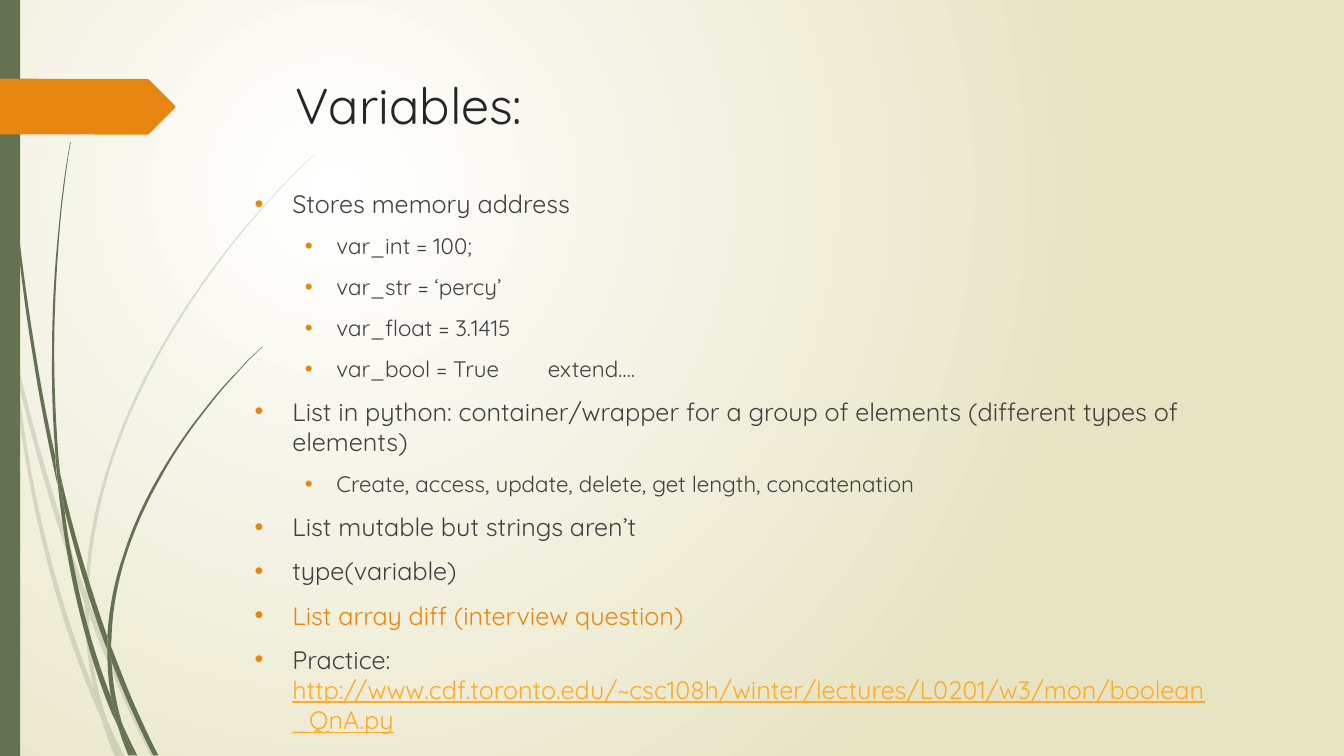
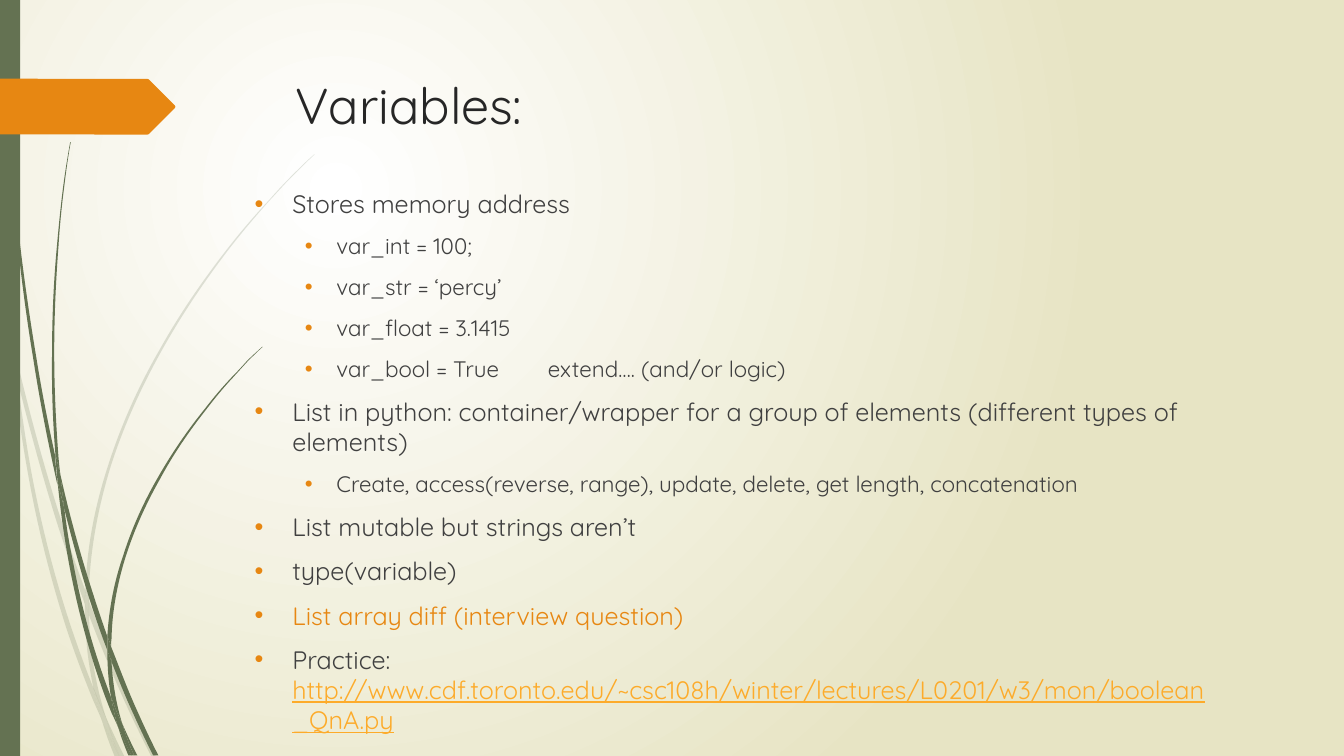
Before and after one commit to percyteng/Python-lecture, a slide deck: slide 6 of shi jiang ke/Lecture.pptx. Drawn at 1344x756 pixels with LibreOffice and Linux fonts; fonts in the diff are those of the drawing. Boxes give left, top, right and bottom in pixels: in the first picture for what was removed or moved away, otherwise in the second. Text is boxed around its words. In the diff, an @@ line names an element or a change of style, - is before the commit and + after.

Commit message:
some typo change '

```diff
--- a/shi jiang ke/Lecture.pptx
+++ b/shi jiang ke/Lecture.pptx
@@ text at bbox=[336, 359, 786, 382]: text changed @@
-  • var_bool = True extend….
+  • var_bool = True extend…. (and/or logic)
@@ text at bbox=[336, 475, 1077, 497]: text changed @@
-  • Create, access, update, delete, get length, concatenation
+  • Create, access(reverse, range), update, delete, get length, concatenation
```
Also in this commit, not shown: 1 other slide changed.
